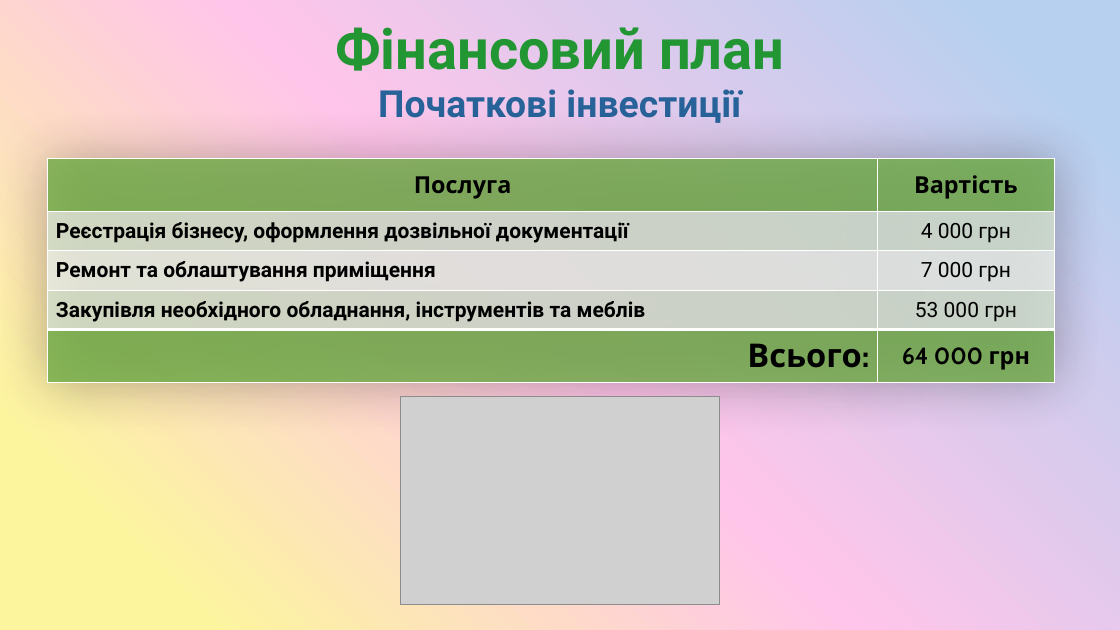
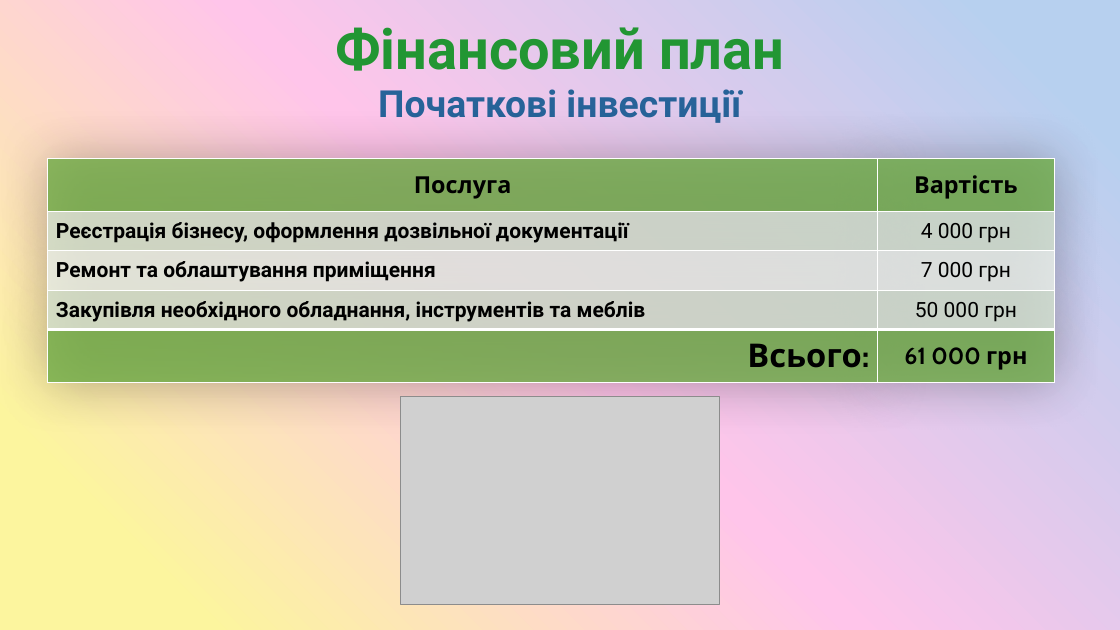
Before and after one commit to SashaGaran/Katya_diplomna, a slide deck: slide 10 of diplomna.pptx. Drawn at 1120x630 pixels with LibreOffice and Linux fonts; fonts in the diff are those of the drawing; grey boxes stand for pictures. Boxes give left, top, right and bottom in pixels: in the first picture for what was removed or moved away, otherwise in the second. Text is boxed around its words. In the diff, an @@ line names an element or a change of style, - is before the commit and + after.

```diff
--- a/diplomna.pptx
+++ b/diplomna.pptx
@@ table at (48,159,1054,383) @@
-row 4, column 2: 53 000 грн
+row 4, column 2: 50 000 грн
-row 5, column 2: 64 000 грн
+row 5, column 2: 61 000 грн
```
Also in this commit, not shown: 4 other slides changed.
